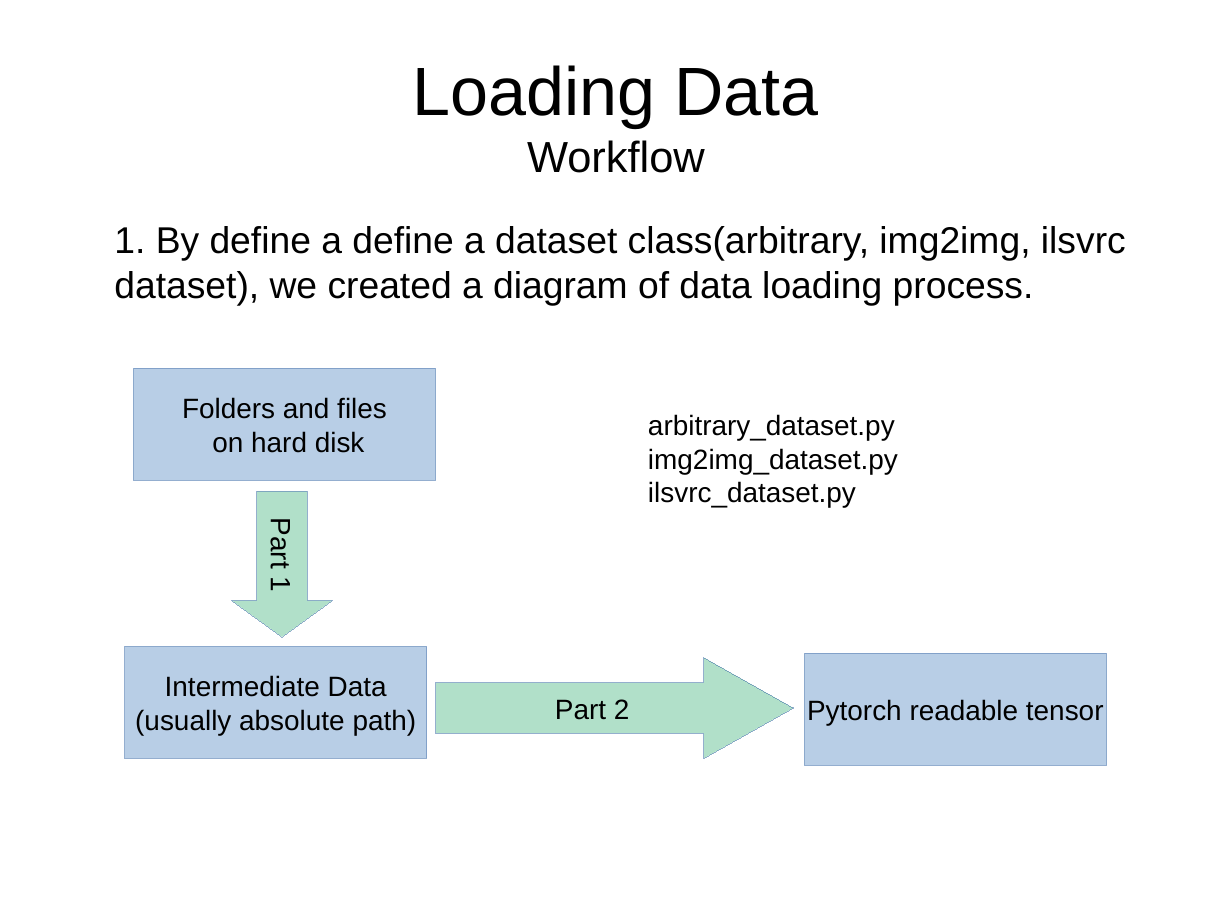
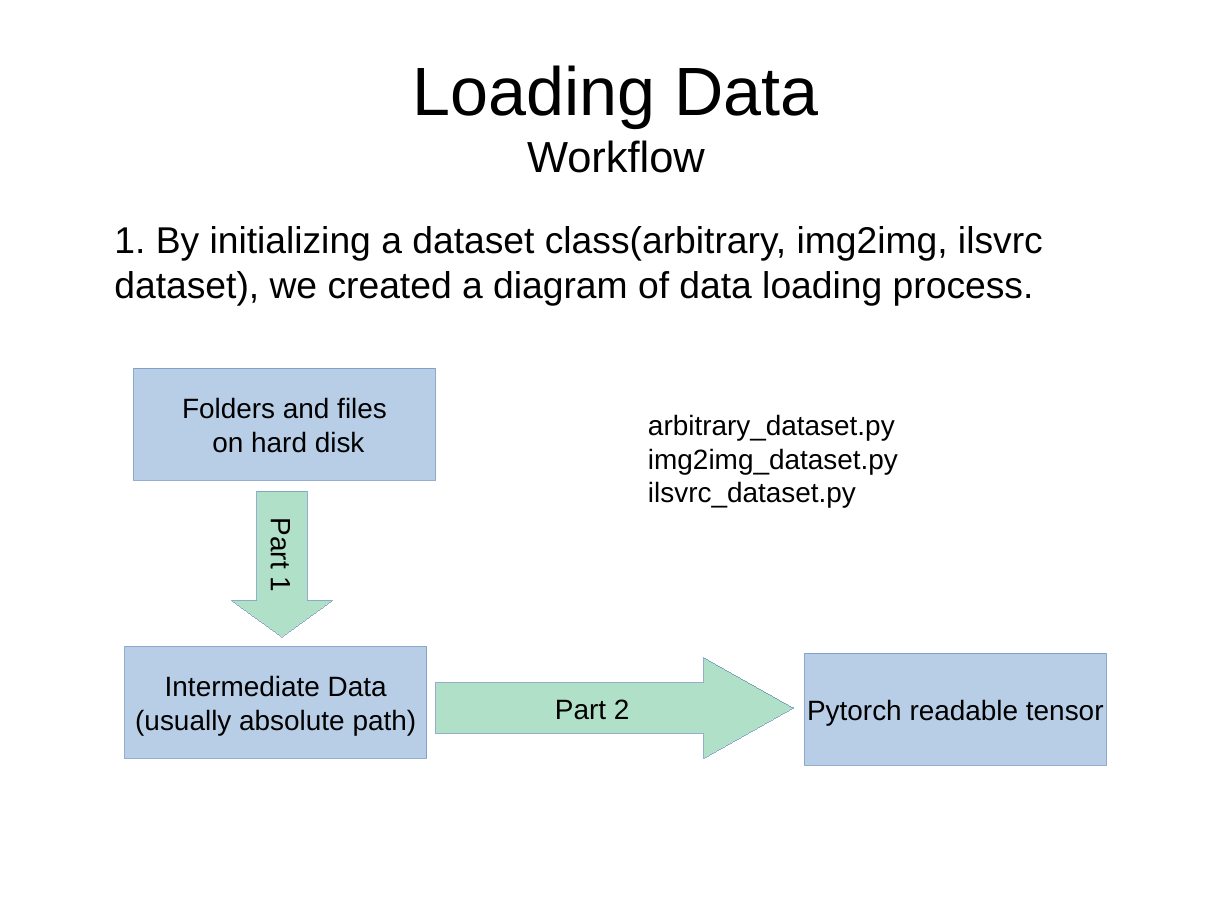
Before and after one commit to loveorchids/omni_torch, a slide deck: slide 7 of Documentations.odp (slide 6 before the commit). Drawn at 1232x924 pixels with LibreOffice and Linux fonts; fonts in the diff are those of the drawing. Boxes give left, top, right and bottom in pixels: in the first picture for what was removed or moved away, otherwise in the second. Text is boxed around its words. In the diff, an @@ line names an element or a change of style, - is before the commit and + after.

```diff
--- a/Documentations.odp
+++ b/Documentations.odp
@@ text at bbox=[114, 226, 1043, 305]: text changed @@
-1. By define a define a dataset class(arbitrary, img2img, ilsvrc dataset), we created a diagram of data loading process.
+1. By initializing a dataset class(arbitrary, img2img, ilsvrc dataset), we created a diagram of data loading process.
```
Also in this commit, not shown: 10 other slides changed, 2 slides added, 2 slides removed, 1 other file.
